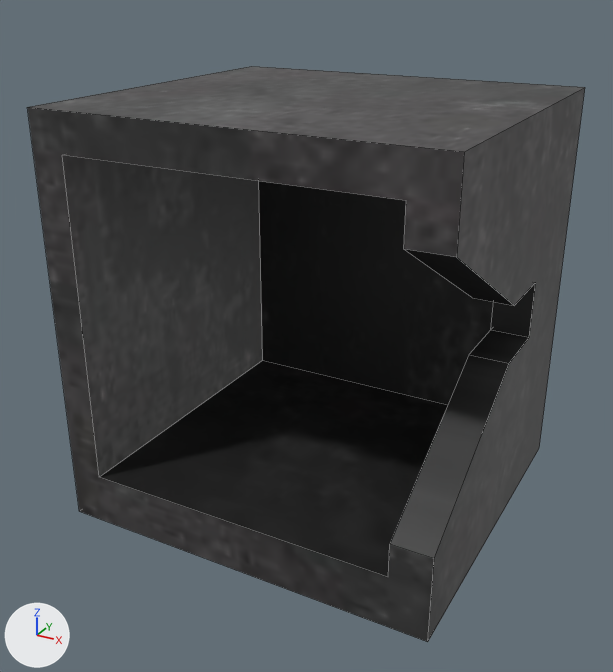
The OBJ model src/simulation_env/cup_case_new/meshes/cup_case.obj as it was, and as the next commit left it.
One viewpoint serves both versions: a camera (50 mm lens) standing at (0.0952, -0.2631, 0.09) and looking at (-0.0178, -0.0576, -0.0127). The lights are fixed; the arrows at lower left show +X, +Y and +Z. The picture after the commit comes second. Mesh edges are drawn as thin lines. Where no turn or scale is listed for an object, it has been applied to the vertices.

Names of what the first picture shows: 'cup_case_Cube'.
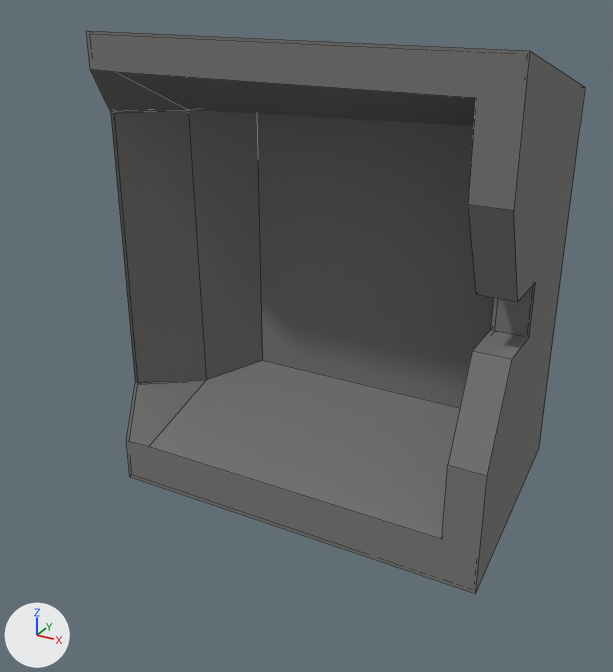
Boxes [x1, y1, x2, y2] around the edits, measured in the pictures (613 x 672 px):
'cup_case_Cube', reshaped (11% narrower): before [27, 66, 585, 642]; after [86, 30, 585, 594]
part 1 of me_cup_case_cube, added: after [114, 79, 469, 384]
part 2 of me_cup_case_cube, cut back: before [27, 66, 585, 642]; after [86, 30, 585, 594]
part 3 of me_cup_case_cube, recoloured (black to grey): before [259, 181, 536, 405]; after [257, 114, 536, 408]

Diff of the bpy script that builds the scene:
```diff
--- a/src/simulation_env/cup_case_new/meshes/cup_case.obj.py
+++ b/src/simulation_env/cup_case_new/meshes/cup_case.obj.py
@@ mat_cup_case_texture @@
+mat_cup_case_texture = principled_material('cup_case_texture')
+mat_cup_case_texture.base_color = (0.184, 0.184, 0.178)  # grey #777775
+mat_cup_case_texture.roughness = 1.0
@@ me_cup_case_cube @@
 # used by ob_cup_case_cube; location = (0.0, 0.0, 0.0)
-me_cup_case_cube.from_pydata(...)  # 30 vertices, 18 faces; spans x -0.0691..0.0437, y -0.1076..-0.0037, z -0.0625..0.0574
+me_cup_case_cube.from_pydata(...)  # 82 vertices, 52 faces; spans x -0.0904..0.0437, y -0.0677..-0.0037, z -0.0775..0.0724
+# me_cup_case_cube part 1: a new loose piece of 41 vertices spanning x -0.0895..0.043, y -0.0673..-0.0044, z -0.0767..0.0717, in mat_cup_case_texture (grey #777775)
+# me_cup_case_cube part 2
+# 12 vertices are removed from x -0.0691..0.0437, y -0.1076, z -0.0625..0.0574
+# 13 faces are deleted
+# 4 vertices move from x 0.0324..0.0437, y -0.0579..-0.0571, z -0.0079..0.009 to x 0.0324..0.0437, y -0.0549..-0.054, z -0.0079..0.009
+# 23 vertices are added at x -0.0904..0.0437, y -0.0677..-0.0037, z -0.0775..0.0724
+# 21 new faces join them
+# me_cup_case_cube part 3: 5 faces spanning x -0.0592..0.0437, y -0.0549..-0.0165, z -0.0473..0.0466 switch from mat_material (picture img_cup_case_texture_png) to mat_cup_case_texture (grey #777775)
```
